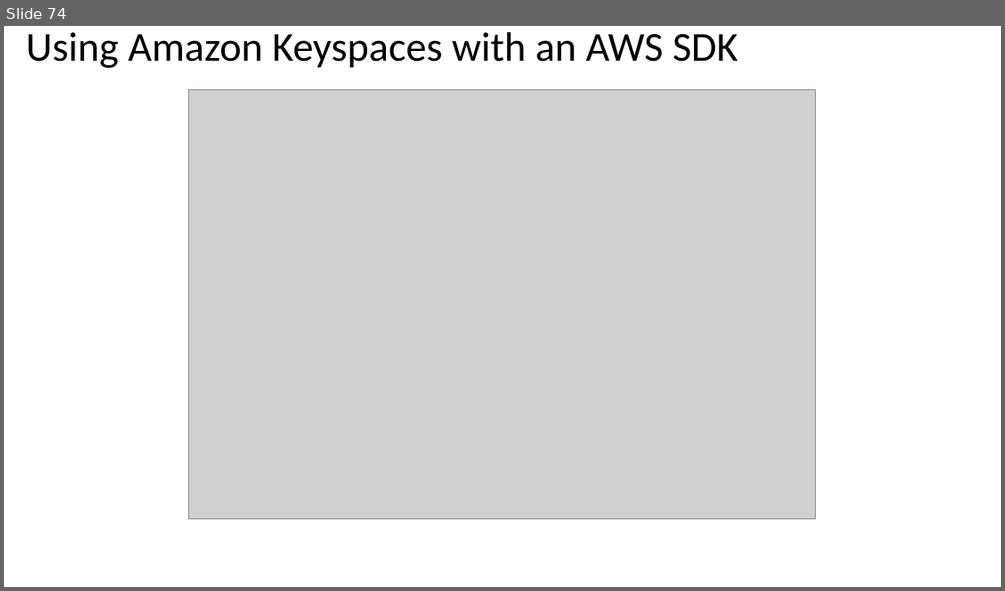
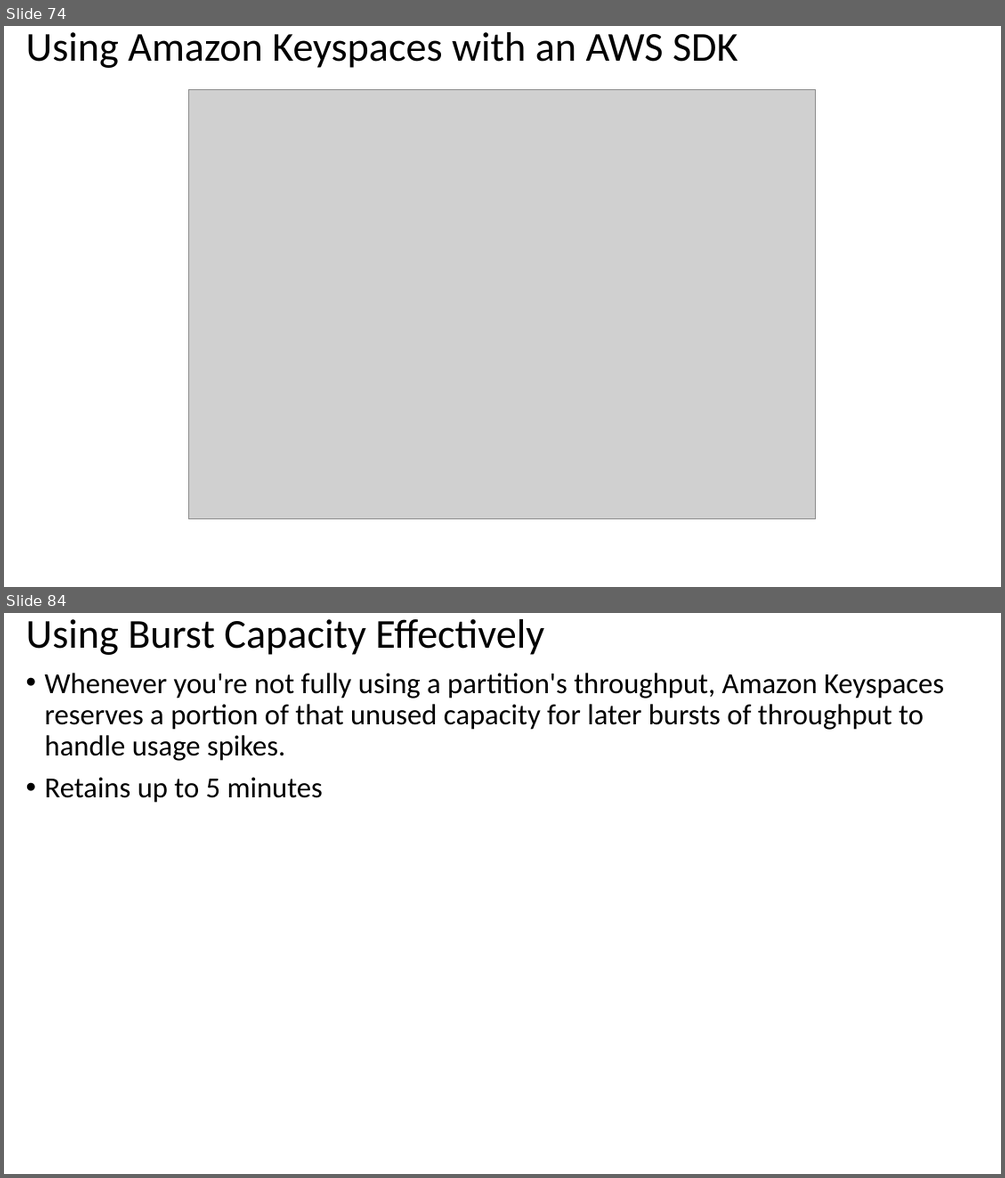
Before and after one commit to atingupta2005/nosql-databases-aws-azure-oct-23, a slide deck: PPTs/3-AWS-Keyspaces.pptx. Shown one above the other, each under a label of ours: slide 74 before the commit, slides 74 and 84 after it; the slides between them are not shown. The pictures are 1005x591 and 1005x1178 pixels, drawn with LibreOffice and Linux fonts; fonts in the diff are those of the drawing; grey boxes stand for pictures. Boxes give left, top, right and bottom in pixels: in the first picture for what was removed or moved away, otherwise in the second. Text is boxed around its words. In the diff, an @@ line names an element or a change of style, - is before the commit and + after.

```diff
--- a/PPTs/3-AWS-Keyspaces.pptx
+++ b/PPTs/3-AWS-Keyspaces.pptx
@@ slide 84 added at (4, 613, 1001, 1174), background #FFFFFF @@
@@ title added at (26, 619, 544, 655), 39.6 pt, text #000000 @@
+Using Burst Capacity Effectively
@@ text added at (45, 673, 944, 803), 28 pt, text #000000 @@
+• Whenever you're not fully using a partition's throughput, Amazon Keyspaces reserves a portion of that unused capacity for later bursts of throughput to handle usage spikes.
+• Retains up to 5 minutes
```
Also in this commit, not shown: 48 slides changed, 42 other slides added, 3 other files.
